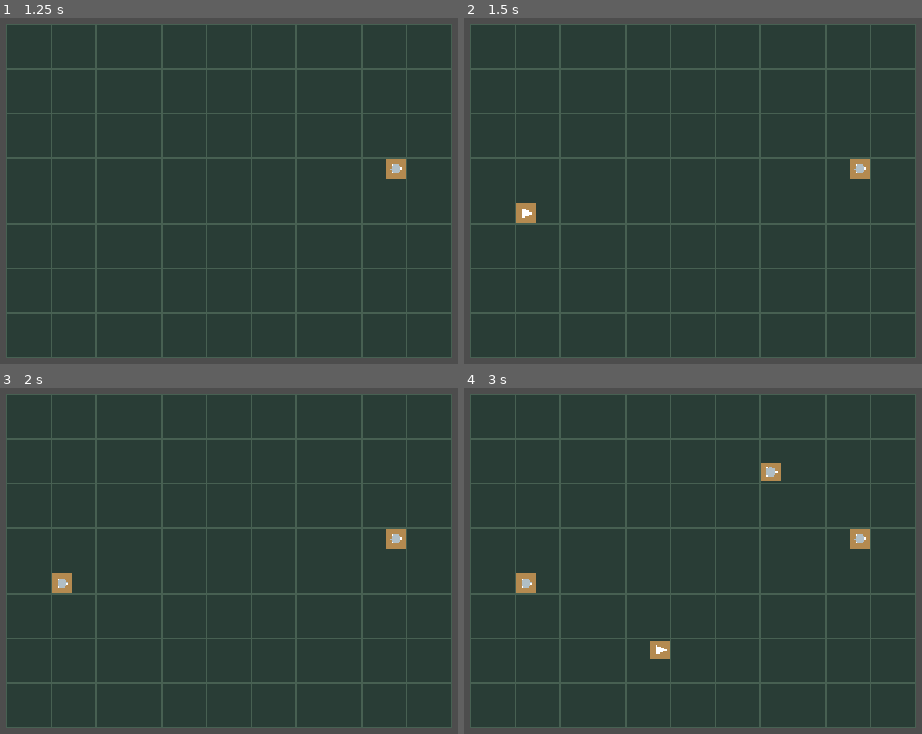
Above: before the commit, frames 1-4 (two rows, left to right).
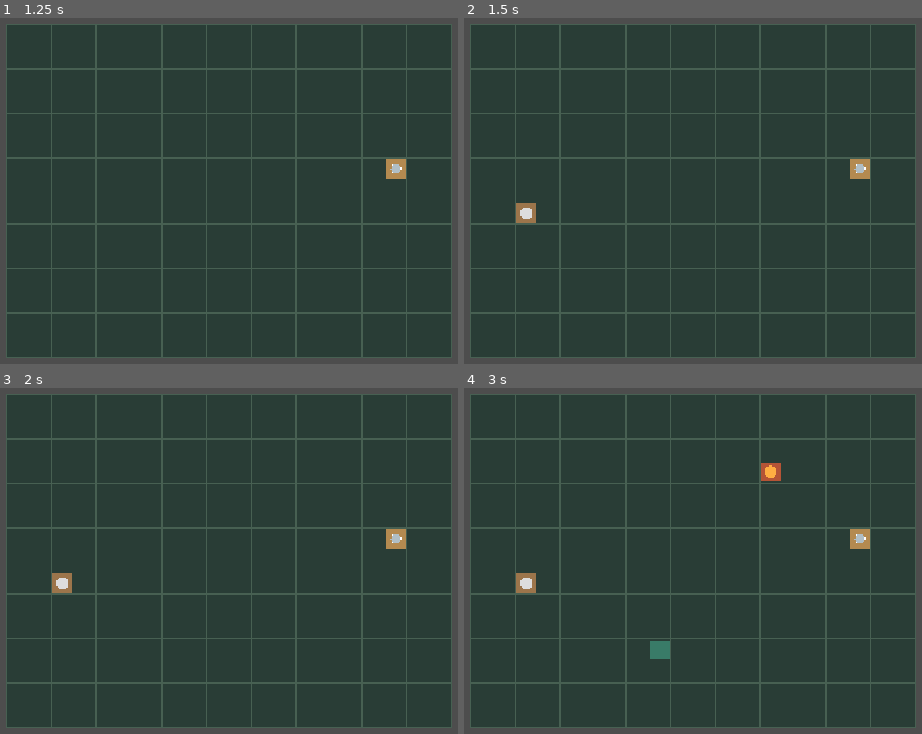
Above: after the commit, the same moments.

Repository: thatoneperson10/factory-game
Game: Godot game, scene res://main.tscn
Two runs of this game, one before a commit and one after it. Both use one fixed random seed, a clock stepped at 60 frames per second and the inputs below.
Inputs (mouse positions are in pixels of both pictures, inside the frame that each line leads up to):
- Up to frame 1 (1.25 s): tap Enter at 0.5 s; move the mouse to (403, 166) at 0.52 s; hold Right from 0.53 s (still down); tap B at 0.6 s; click (403, 166) at 0.67 s; tap Space at 0.77, 1.07 s; tap M at 0.8 s
- Up to frame 2 (1.5 s): tap Space at 1.25 s; move the mouse to (532, 215) at 1.27 s; release Right at 1.28 s; hold Down from 1.28 s (still down); tap M at 1.35 s; click (532, 215) at 1.42 s
- Up to frame 3 (2 s): keep holding Down; tap Space at 1.52, 1.82 s; tap F at 1.55 s
- Up to frame 4 (3 s): tap Enter at 2 s; move the mouse to (770, 460) at 2.02 s; release Down at 2.03 s; hold Right 2.03-2.78 s; tap F at 2.1 s; click (770, 460) at 2.17 s; tap T at 2.3, 2.85 s; tap Space at 2.75 s; move the mouse to (651, 650) at 2.77 s; hold Up from 2.78 s (still down); click (651, 650) at 2.92 s

Frame 1 is identical in both runs. In frame 2, less than 0.1% of the frame differs, in the area x 12-15%, y 54-59%; in frame 3, less than 0.1%; in frame 4, 0.5%, in the area x 12-70%, y 21-79%.

Commit message:
Save factory before conveyor upgrade

Diff:
--- a/main.gd
+++ b/main.gd
@@ -7,29 +7,147 @@
 const MOVE_INTERVAL = 0.4
 
 var belts: Dictionary = {}
+var miners: Dictionary = {}
+var furnaces: Dictionary = {}
+var depots: Dictionary = {}
+
+var items: Array[Dictionary] = []
+
 var direction := Vector2i.RIGHT
-
-# Stores the grid positions of iron ore
-var items: Array[Vector2i] = []
-
-var move_timer: float = 0.0
+var build_mode := "belt"
+var move_timer := 0.0
+var tick_count := 0
+
+var iron_plates := 0
 
 
 func _ready() -> void:
 	$Camera2D.position = Vector2(320, 240)
+	print("Rustbelt Industries started!")
+	print("B: Belt | M: Miner | F: Furnace | T: Storage")
+	print("R: Rotate belt | Space: Spawn ore")
 	queue_redraw()
 
 
 func _process(delta: float) -> void:
 	move_timer += delta
 
-	if move_timer >= MOVE_INTERVAL:
+	while move_timer >= MOVE_INTERVAL:
 		move_timer -= MOVE_INTERVAL
-		move_items()
+		simulation_tick()
+
+
+func simulation_tick() -> void:
+	tick_count += 1
+
+	move_items()
+	update_furnaces()
+	update_miners()
+
+	queue_redraw()
+
+
+func update_miners() -> void:
+	# Generate one ore every 2 seconds
+	if tick_count % 5 != 0:
+		return
+
+	for cell in miners:
+		var target: Vector2i = cell + Vector2i.RIGHT
+
+		if belts.has(target) and not is_occupied(target):
+			items.append({
+				"cell": target,
+				"type": "iron_ore"
+			})
+
+
+func update_furnaces() -> void:
+	for cell in furnaces:
+		var furnace: Dictionary = furnaces[cell]
+
+		if furnace["ore"] <= 0:
+			continue
+
+		furnace["progress"] += 1
+
+		# 8 ticks = 3.2 seconds
+		if furnace["progress"] >= 8:
+			var target: Vector2i = cell + Vector2i.RIGHT
+
+			if belts.has(target) and not is_occupied(target):
+				items.append({
+					"cell": target,
+					"type": "iron_plate"
+				})
+
+				furnace["ore"] -= 1
+				furnace["progress"] = 0
+			else:
+				furnace["progress"] = 8
+
+
+func move_items() -> void:
+	var occupied: Dictionary = {}
+	var reserved: Dictionary = {}
+
+	for item in items:
+		occupied[item["cell"]] = true
+
+	var new_items: Array[Dictionary] = []
+
+	for item in items:
+		var cell: Vector2i = item["cell"]
+		var next_cell: Vector2i = cell
+
+		if belts.has(cell):
+			next_cell = cell + Vector2i(belts[cell])
+
+		if not is_inside_grid(next_cell):
+			new_items.append(item)
+			continue
+
+		# Deliver iron plates to storage
+		if depots.has(next_cell):
+			if item["type"] == "iron_plate":
+				iron_plates += 1
+				print("Iron plates collected: ", iron_plates)
+				continue
+
+		# Send ore into a furnace
+		if furnaces.has(next_cell):
+			if item["type"] == "iron_ore":
+				var furnace: Dictionary = furnaces[next_cell]
+
+				if furnace["ore"] < 1:
+					furnace["ore"] += 1
+					continue
+
+		# Move along another conveyor
+		if (
+			belts.has(next_cell)
+			and next_cell != cell
+			and not occupied.has(next_cell)
+			and not reserved.has(next_cell)
+		):
+			item["cell"] = next_cell
+
+		reserved[item["cell"]] = true
+		new_items.append(item)
+
+	items = new_items
+
+
+func is_occupied(cell: Vector2i) -> bool:
+	for item in items:
+		if item["cell"] == cell:
+			return true
+
+	return false
 
 
 func _draw() -> void:
-	# Draw the factory grid
+	# Factory floor
 	for x in range(GRID_WIDTH):
 		for y in range(GRID_HEIGHT):
 			var pos = Vector2(x, y) * TILE_SIZE
@@ -41,16 +159,13 @@
 			draw_rect(rect, Color("#293d36"))
 			draw_rect(rect, Color("#476052"), false, 1.0)
 
-	# Draw conveyor belts
+	# Conveyor belts
 	for cell in belts:
 		var pos = Vector2(cell) * TILE_SIZE
 		var center = pos + Vector2(16, 16)
 
 		draw_rect(
-			Rect2(
-				pos + Vector2(2, 2),
-				Vector2(28, 28)
-			),
+			Rect2(pos + Vector2(2, 2), Vector2(28, 28)),
 			Color("#b48a50")
 		)
 
@@ -65,98 +180,147 @@
 
 		draw_colored_polygon(points, Color.WHITE)
 
-	# Draw iron ore items
-	for cell in items:
-		var pos = Vector2(cell) * TILE_SIZE
+	# Mining drills
+	for cell in miners:
+		draw_building(cell, Color("#9c754b"))
+		draw_circle(
+			Vector2(cell) * TILE_SIZE + Vector2(16, 16),
+			9,
+			Color("#dddddd")
+		)
+
+	# Furnaces
+	for cell in furnaces:
+		draw_building(cell, Color("#b55436"))
+		draw_circle(
+			Vector2(cell) * TILE_SIZE + Vector2(16, 16),
+			9,
+			Color("#ffad42")
+		)
+
+	# Storage depots
+	for cell in depots:
+		draw_building(cell, Color("#397b68"))
+
+	# Moving items
+	for item in items:
+		var pos = Vector2(item["cell"]) * TILE_SIZE
+		var color = Color("#b0bec5")
+
+		if item["type"] == "iron_plate":
+			color = Color("#63d4ed")
 
 		draw_circle(
 			pos + Vector2(16, 16),
 			7,
-			Color("#b0bec5")
+			color
 		)
 
 
+func draw_building(cell: Vector2i, color: Color) -> void:
+	var pos = Vector2(cell) * TILE_SIZE
+
+	draw_rect(
+		Rect2(pos + Vector2(2, 2), Vector2(28, 28)),
+		color
+	)
+
+
 func _unhandled_input(event: InputEvent) -> void:
-	# Keyboard controls
 	if event is InputEventKey:
 		if event.pressed and not event.echo:
-
-			# Rotate conveyor direction
-			if event.keycode == KEY_R:
-				direction = Vector2i(
-					-direction.y,
-					direction.x
-				)
-
-			# Spawn iron ore on a conveyor
-			if event.keycode == KEY_SPACE:
-				var mouse = get_global_mouse_position()
-
-				var cell = Vector2i(
-					floori(mouse.x / TILE_SIZE),
-					floori(mouse.y / TILE_SIZE)
-				)
-
-				if is_inside_grid(cell) and belts.has(cell):
-					if not items.has(cell):
-						items.append(cell)
-						queue_redraw()
-
-	# Mouse controls
+			match event.keycode:
+				KEY_B:
+					build_mode = "belt"
+				KEY_M:
+					build_mode = "miner"
+				KEY_F:
+					build_mode = "furnace"
+				KEY_T:
+					build_mode = "depot"
+				KEY_R:
+					direction = Vector2i(
+						-direction.y,
+						direction.x
+					)
+				KEY_SPACE:
+					spawn_ore()
+
+			print("Build mode: ", build_mode)
+
 	if event is InputEventMouseButton and event.pressed:
-		var mouse = get_global_mouse_position()
-
-		var cell = Vector2i(
-			floori(mouse.x / TILE_SIZE),
-			floori(mouse.y / TILE_SIZE)
-		)
+		var cell = get_mouse_cell()
 
 		if not is_inside_grid(cell):
 			return
 
-		# Place conveyor
 		if event.button_index == MOUSE_BUTTON_LEFT:
+			place_building(cell)
+
+		elif event.button_index == MOUSE_BUTTON_RIGHT:
+			remove_building(cell)
+
+		queue_redraw()
+
+
+func get_mouse_cell() -> Vector2i:
+	var mouse = get_global_mouse_position()
+
+	return Vector2i(
+		floori(mouse.x / TILE_SIZE),
+		floori(mouse.y / TILE_SIZE)
+	)
+
+
+func place_building(cell: Vector2i) -> void:
+	# Don't overwrite existing structures
+	if (
+		belts.has(cell)
+		or miners.has(cell)
+		or furnaces.has(cell)
+		or depots.has(cell)
+		or is_occupied(cell)
+	):
+		return
+
+	match build_mode:
+		"belt":
 			belts[cell] = direction
-			queue_redraw()
-
-		# Remove conveyor and any item on it
-		elif event.button_index == MOUSE_BUTTON_RIGHT:
-			belts.erase(cell)
-			items.erase(cell)
-			queue_redraw()
-
-
-func move_items() -> void:
-	# Track where items are currently located
-	var occupied: Dictionary = {}
-
-	for item in items:
-		occupied[item] = true
-
-	# Build proposed movements
-	var new_items: Array[Vector2i] = []
-	var reserved: Dictionary = {}
-
-	for item in items:
-		var next_cell = item
-
-		if belts.has(item):
-			var target: Vector2i = item + belts[item]
-
-			# Items only move onto another conveyor
-			if (
-				is_inside_grid(target)
-				and belts.has(target)
-				and not occupied.has(target)
-				and not reserved.has(target)
-			):
-				next_cell = target
-
-		new_items.append(next_cell)
-		reserved[next_cell] = true
-
-	items = new_items
-	queue_redraw()
+
+		"miner":
+			miners[cell] = true
+
+		"furnace":
+			furnaces[cell] = {
+				"ore": 0,
+				"progress": 0
+			}
+
+		"depot":
+			depots[cell] = true
+
+
+func remove_building(cell: Vector2i) -> void:
+	belts.erase(cell)
+	miners.erase(cell)
+	furnaces.erase(cell)
+	depots.erase(cell)
+
+	for i in range(items.size() - 1, -1, -1):
+		if items[i]["cell"] == cell:
+			items.remove_at(i)
+
+
+func spawn_ore() -> void:
+	var cell = get_mouse_cell()
+
+	if belts.has(cell) and not is_occupied(cell):
+		items.append({
+			"cell": cell,
+			"type": "iron_ore"
+		})
+
+		queue_redraw()
 
 
 func is_inside_grid(cell: Vector2i) -> bool:
